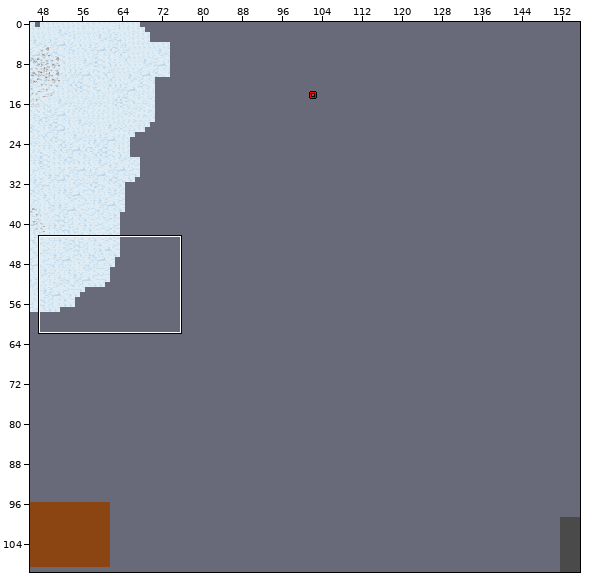
Level history. LDtk project: maps/MobileTestia.ldtk. Above: a wide view before the commit, with the close-up outlined.
Close-up. Earlier state:
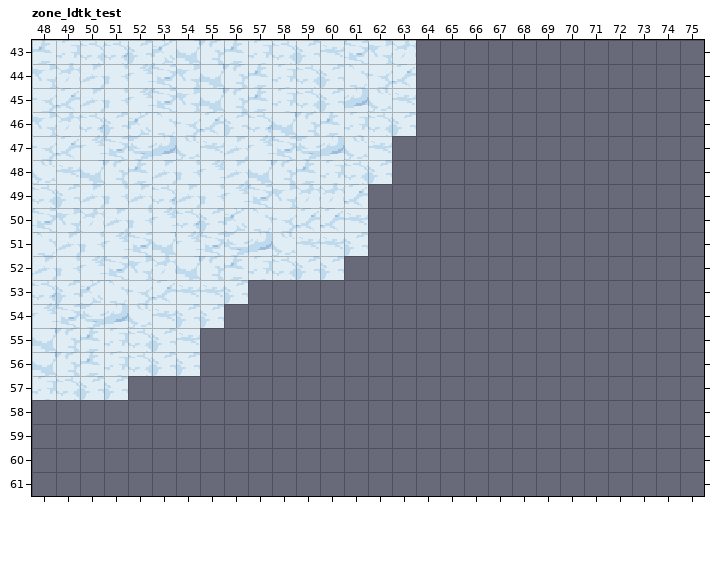
Cells are 16x16 px. Shown: zone_ldtk_test x 48..75, y 43..61. The commit also changed other parts of the map, which this record leaves out.
Once edited:
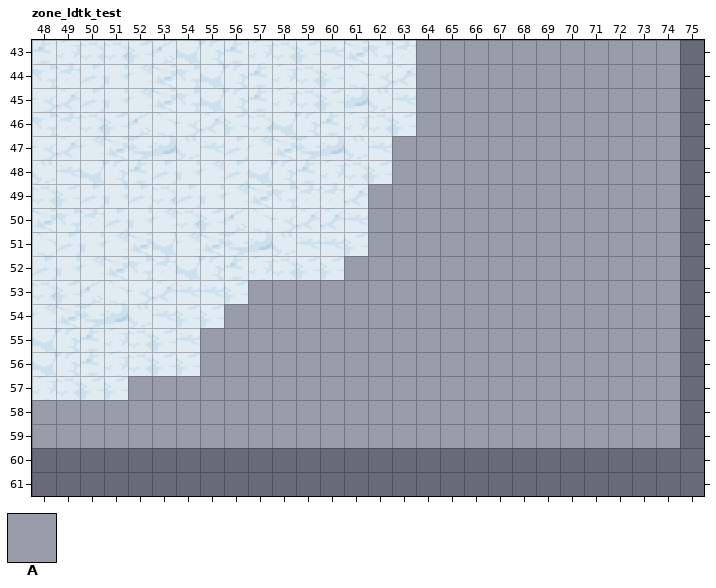
Key: from "ground": A 7 "snow".
_ is an empty cell.
See-through tiles are keyed as they look on the map.
Diff:
Layer "ground":
The edit adds tile A in row 43 at x 48, 53, 56, 61 and 64 to 74; in row 44 at x 53, 57 and 63 to 74; in row 45 at x 49, 53, 57, 61 and 64 to 74; in row 46 at x 52, 55, 60 and 64 to 74; in row 47 at x 49, 51, 53, 58, 60 and 63 to 74; in row 48 at x 52, 59 and 63 to 74.
The edit adds tile A in row 49 at x 57 and 61 to 74; in row 50 at x 48, 56, 59 to 60 and 62 to 74; in row 51 at x 52, 55, 57 and 62 to 74; in row 52 at x 51, 56 and 61 to 74; in row 53 at x 50, 53 and 57 to 74; in row 54 at x 49, 51 and 56 to 74.
The edit adds tile A in rows 55 to 56 at x 50 and 55 to 74; in row 57 at x 52 to 74; in rows 58 to 59 at x 48 to 74.
Boxes around the changes in both close-ups, in picture pixels (x1, y1, x2, y2):
added: (32, 40, 680, 448)
